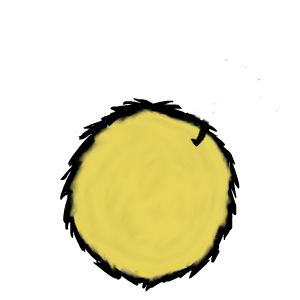
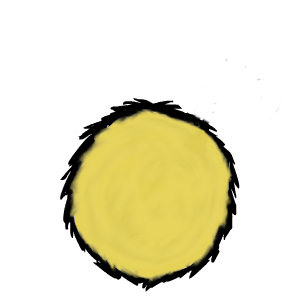
Comparing the layer stacks of the two 300x300 images. Changes:
painted on "headbase_hat-1.png" over [left=183, top=128, right=208, bottom=156]
